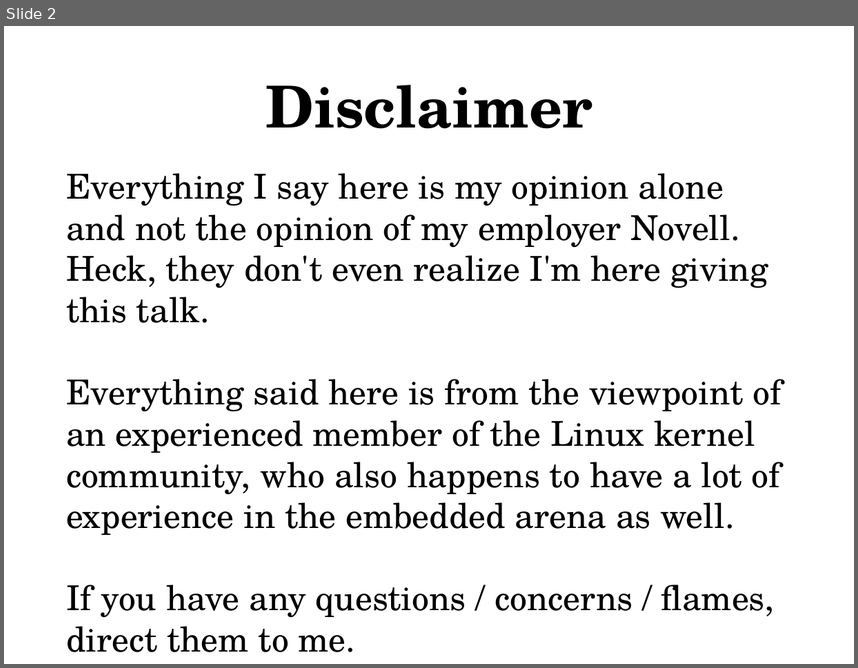
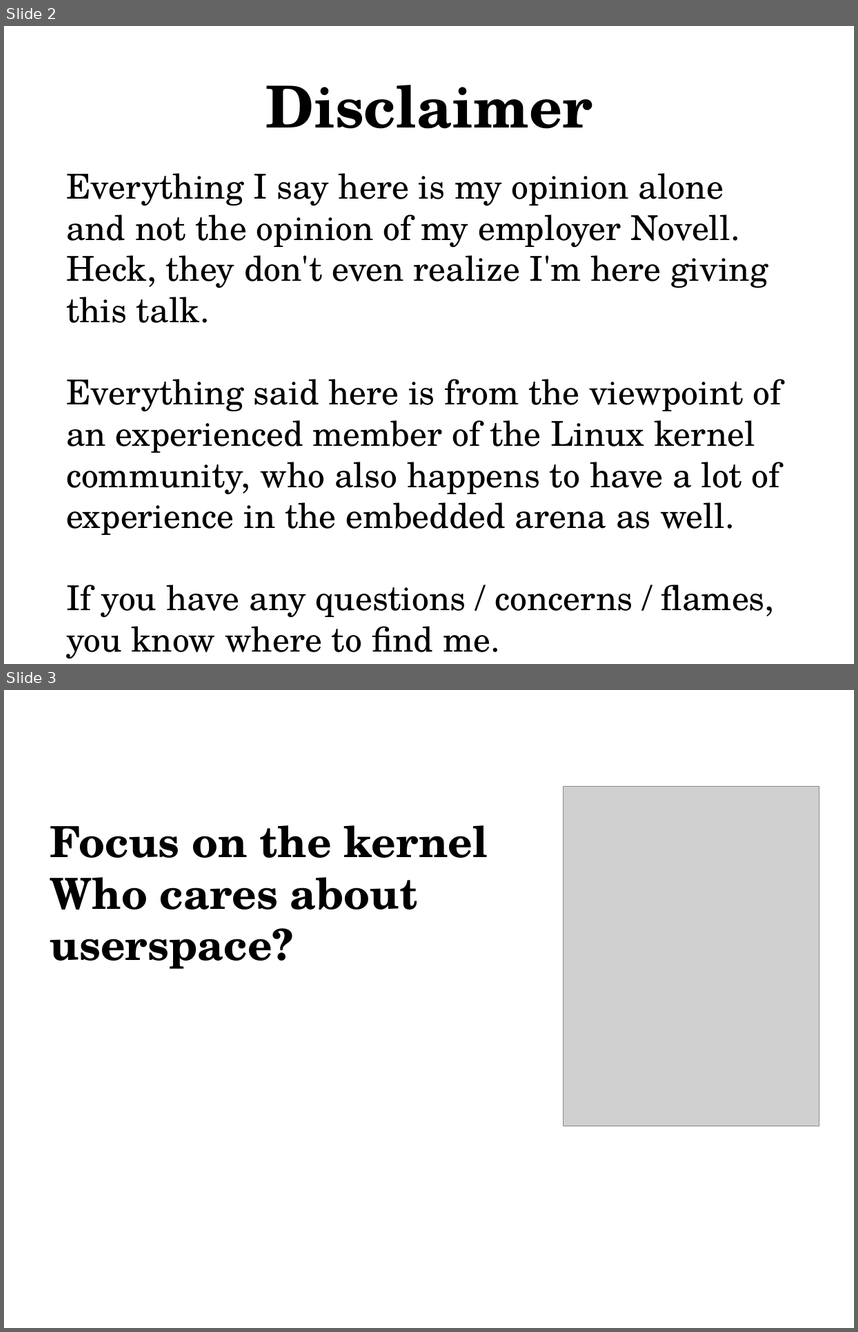
Before and after one commit to gregkh/android-presentation, a slide deck: android-kernel.odp. Shown one above the other, each under a label of ours: slide 2 before the commit, slides 2 and 3 after it. The pictures are 858x668 and 858x1332 pixels, drawn with LibreOffice and Linux fonts; fonts in the diff are those of the drawing; grey boxes stand for pictures. Boxes give left, top, right and bottom in pixels: in the first picture for what was removed or moved away, otherwise in the second. Text is boxed around its words. In the diff, an @@ line names an element or a change of style, - is before the commit and + after.

```diff
--- a/android-kernel.odp
+++ b/android-kernel.odp
@@ slide 3 added at (x1=4, y1=690, x2=854, y2=1328), background #FFFFFF @@
@@ picture added at (x1=564, y1=787, x2=820, y2=1126) @@
@@ text added at (x1=50, y1=825, x2=488, y2=969), 40 pt, text #000000, bold @@
+Focus on the kernel
+Who cares about userspace?
@@ slide 2 changed as well @@
@@ text at (x1=66, y1=584, x2=775, y2=659): text changed @@
-If you have any questions / concerns / flames, direct them to me.
+If you have any questions / concerns / flames, you know where to find me.
```
Also in this commit, not shown: 2 other slides changed, 2 other files.
